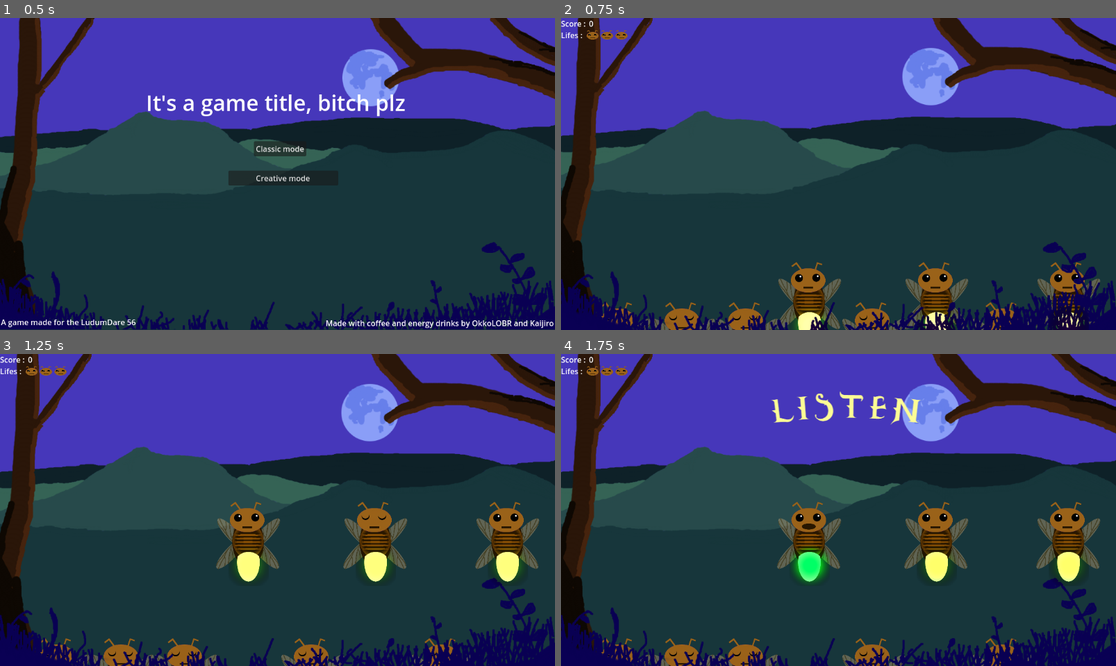
Above: before the commit, frames 1-4 (two rows, left to right).
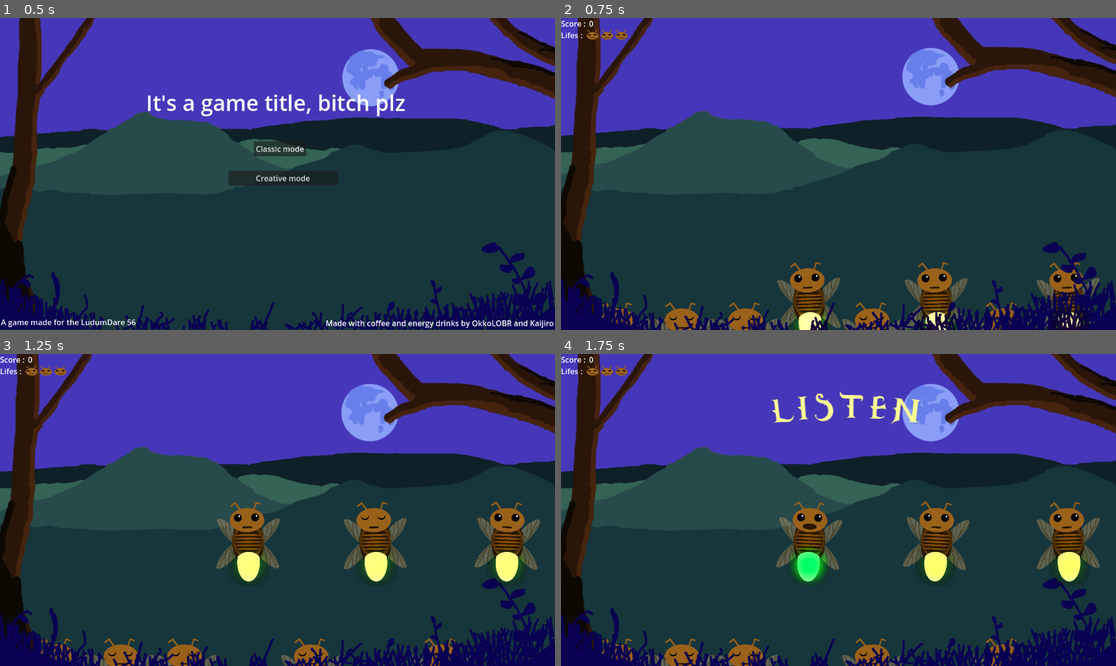
Above: after the commit, the same moments.

Repository: Kaijiro/ld56
Game: Godot game, scene res://scenes/menu.tscn
Two runs of this game, one before a commit and one after it. Both use one fixed random seed, a clock stepped at 60 frames per second and the inputs below. Sound files missing from this copy of the repository are replaced by a short silence.
Inputs (mouse positions are in pixels of both pictures, inside the frame that each line leads up to):
- Up to frame 1 (0.5 s): no input
- Up to frame 2 (0.75 s): click "Classic mode" at 0.5 s
- Up to frame 3 (1.25 s): no input
- Up to frame 4 (1.75 s): move the mouse to (810, 544) at 1.27 s; click (810, 544) at 1.35 s

Frame 1 is identical in both runs. In frame 2, 0.9% of the frame differs, in the area x 38-98%, y 78-100%; in frame 3, 0.9%; in frame 4, 1.6%, in the area x 38-98%, y 47-74%.

Commit message:
the idle dance - by mia fryflies

Diff:
--- a/scenes/firefly.tscn
+++ b/scenes/firefly.tscn
@@ -106,7 +106,7 @@
 scale = Vector2(0.481221, 0.481221)
 sprite_frames = SubResource("SpriteFrames_aikpu")
 animation = &"idle"
-frame_progress = 0.74385
+frame_progress = 0.572655
 
 [node name="Tail" type="AnimatedSprite2D" parent="."]
 position = Vector2(0, 66)
--- a/scripts/firefly.gd
+++ b/scripts/firefly.gd
@@ -5,6 +5,9 @@
 @onready var head: AnimatedSprite2D = $Head
 var tempo_blink: float = 0
 var blink_time: float = 0.8
+var balance_angle: float = 2
+var balance_direction: float = -1
+var balance_speed: float = 10
 
 # Customisation
 @export var singing_light: Color = Color.BLUE_VIOLET
@@ -61,6 +64,8 @@
     GameSignals.BlockInputs.connect(self._on_block_inputs)
 
     self.blink_time = randf_range(0.1,2.7)
+    self.balance_angle = randf_range(2.0,4.0)
+    self.balance_speed = randf_range(8,15)
 
     self.sleep()
 
@@ -76,13 +81,17 @@
             self.head.play("idle")
         if self.tempo_blink >= 3.0:
             self.tempo_blink = 0
+        if abs(self.rotation_degrees) >= self.balance_angle:
+            self.balance_direction = self.balance_direction * -1.0
+        self.rotation_degrees += delta * self.balance_speed * self.balance_direction
+
+
 
     if !self.is_awake && self.position.y > self.sleepy_height:
         self.position.y -= delta * awake_speed
 
     if self.is_clickable() && Input.is_action_just_pressed("click"):
         self.activate()
-
 
 
     if self.isPulsing:
